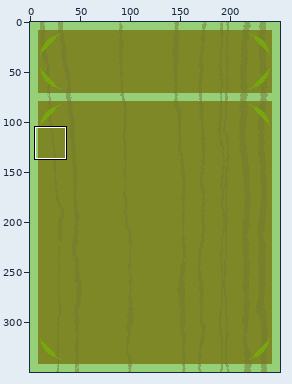
Two states of a pixel-art file, assets/raw_sprites/willow_contract.ase. Above: a wide view before the commit, with the close-up outlined.
Close-up. Before:
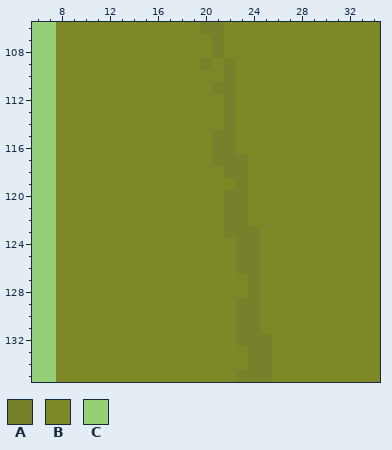
250x350 pixels, 1 frame. Shown: x 6..34, y 106..135. The commit also changed other parts of the picture, which this record leaves out.
Visible layers, top first: "Layer 3 Copy", "Layer 3", "Layer 2" opacity 50%, "Layer Copy #2", "Layer 1", "Layer Copy", "Layer".
Palette (. is transparent): A #77812c  B #7e8827  C #95cf78
Pixels before, first column x 6:
106 CCBBBBBBBBBBBBAABBBBBBBBBBBBB
107 CCBBBBBBBBBBBBBABBBBBBBBBBBBB
108 CCBBBBBBBBBBBBBABBBBBBBBBBBBB
109 CCBBBBBBBBBBBBABABBBBBBBBBBBB
110 CCBBBBBBBBBBBBBBABBBBBBBBBBBB
111 CCBBBBBBBBBBBBBAABBBBBBBBBBBB
112 CCBBBBBBBBBBBBBBABBBBBBBBBBBB
113 CCBBBBBBBBBBBBBBABBBBBBBBBBBB
114 CCBBBBBBBBBBBBBBABBBBBBBBBBBB
115 CCBBBBBBBBBBBBBAABBBBBBBBBBBB
116 CCBBBBBBBBBBBBBAABBBBBBBBBBBB
117 CCBBBBBBBBBBBBBAAABBBBBBBBBBB
118 CCBBBBBBBBBBBBBBAABBBBBBBBBBB
119 CCBBBBBBBBBBBBBBBABBBBBBBBBBB
120 CCBBBBBBBBBBBBBBAABBBBBBBBBBB
121 CCBBBBBBBBBBBBBBAABBBBBBBBBBB
122 CCBBBBBBBBBBBBBBAABBBBBBBBBBB
123 CCBBBBBBBBBBBBBBAAABBBBBBBBBB
124 CCBBBBBBBBBBBBBBBAABBBBBBBBBB
125 CCBBBBBBBBBBBBBBBAABBBBBBBBBB
126 CCBBBBBBBBBBBBBBBAABBBBBBBBBB
127 CCBBBBBBBBBBBBBBBBABBBBBBBBBB
128 CCBBBBBBBBBBBBBBBBABBBBBBBBBB
129 CCBBBBBBBBBBBBBBBAABBBBBBBBBB
130 CCBBBBBBBBBBBBBBBAABBBBBBBBBB
131 CCBBBBBBBBBBBBBBBAABBBBBBBBBB
132 CCBBBBBBBBBBBBBBBAAABBBBBBBBB
133 CCBBBBBBBBBBBBBBBBAABBBBBBBBB
134 CCBBBBBBBBBBBBBBBBAABBBBBBBBB
135 CCBBBBBBBBBBBBBBBAAABBBBBBBBB
Once edited:
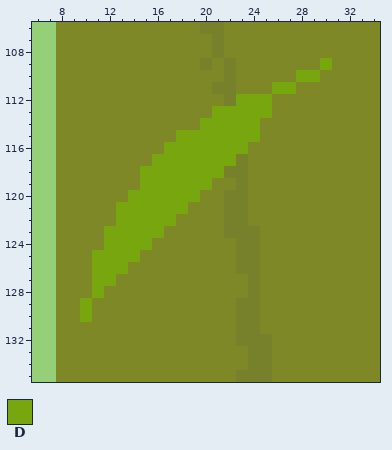
Colours new in this view: D #78a60f
The edit:
layer "cardPattern" added
layer "texture" opacity 50% added
layer "decoration" added
layer "Layer" removed
layer "Layer Copy" removed
layer "Layer 1" removed
layer "Layer Copy #2" removed
layer "Layer 2" removed
Changed rows in their new state; - is an unchanged pixel.
Layer "decoration":
first column x 10:
109 --------------------D
110 ------------------DD-
111 ----------------DD---
112 -------------DDD-----
113 -----------DDDDD-----
114 ----------DDDDD------
115 --------DDDDDDD------
116 -------DDDDDDD-------
117 ------DDDDDDD--------
118 -----DDDDDDD---------
119 -----DDDDDD----------
120 ----DDDDDD-----------
121 ---DDDDDD------------
122 ---DDDDD-------------
123 --DDDDD--------------
124 --DDDD---------------
125 -DDDD----------------
126 -DDD-----------------
127 -DD------------------
128 -D-------------------
129 D--------------------
130 D--------------------
Changed places in both close-ups, as pixel boxes (x1, y1, x2, y2):
changed: (80, 58, 332, 322)
